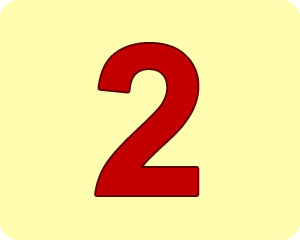
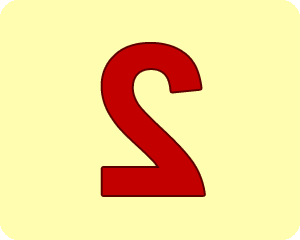
Layer changes from the first w=300, h=240 image to the second:
painted on "2" over [96,44,204,195]
